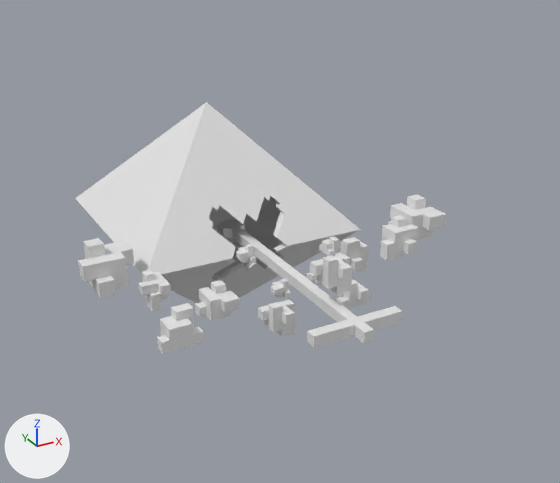
Renders of the FBX model src/entities/Environment/Environment.fbx from each side of a commit.
Camera for both pictures: a camera (50 mm lens) standing at (-3.82, -5.86, 3.73) and looking at (0.01, 1.11, 0.24). Every picture has the same lights, and +X, +Y and +Z are marked at lower left. Where no turn or scale is listed for an object, it has been applied to the vertices.
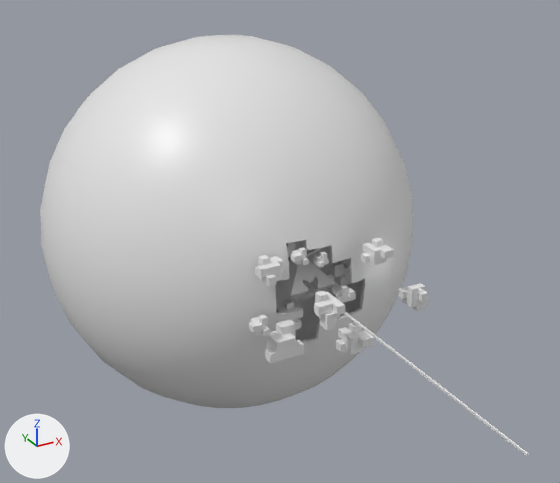
Pixel boxes [x1, y1, x2, y2] of what changed, in the pictures (560 x 483 px):
'Sphere', added
    after: [40, 35, 413, 408]
'Cone', moved, rescaled
    before: [75, 102, 361, 303]
    after: [276, 259, 337, 303]
'Geometry', reshaped
    before: [217, 220, 402, 348]
    after: [288, 248, 529, 456]
'Cube.010', moved, rescaled (17% narrower, 13% shorter)
    before: [157, 303, 204, 354]
    after: [265, 320, 304, 364]
'Cube.016', moved, rescaled (15% narrower, 19% shorter)
    before: [195, 280, 240, 321]
    after: [336, 322, 374, 355]
'Cube.008', moved, rescaled (42% narrower, 40% shorter)
    before: [388, 194, 446, 240]
    after: [361, 238, 394, 265]
'Cube.012', moved, rescaled
    before: [139, 270, 171, 311]
    after: [314, 291, 345, 330]
'Cube.014', moved, rescaled (18% narrower, 24% shorter)
    before: [258, 300, 295, 337]
    after: [398, 283, 428, 311]
'Cube.011', moved, rescaled
    before: [380, 215, 419, 260]
    after: [276, 299, 303, 330]
'Cube.013', moved, rescaled (35% narrower, 39% shorter)
    before: [331, 279, 370, 309]
    after: [331, 285, 356, 303]
'Cube.005', moved, rescaled
    before: [271, 278, 291, 299]
    after: [249, 315, 270, 336]
'Cube.001', moved
    before: [236, 244, 256, 264]
    after: [291, 247, 309, 265]
'Cube.002', moved, rescaled
    before: [319, 237, 341, 256]
    after: [312, 251, 329, 268]
'Cube.006', deleted
    before: [307, 272, 322, 287]
'BezierCircle.001', added
    after: [288, 248, 319, 260]
'Cube.007', unchanged, covered by the edit
    before: [78, 238, 134, 298]
    after: [255, 255, 283, 286]
'Cube.003', unchanged, covered by the edit
    before: [310, 254, 352, 294]
    after: [286, 242, 295, 257]

Edits to the bpy script that builds the scene:
```text
Change me_navmesh_001:
    used by ob_geometry; location = (0.0, 0.0, 0.0)
    remove me_navmesh_001.from_pydata(...)  # 34 vertices, 64 faces; spans x -0.51..0.51, y -0.66..2.54, z -0.12..0.0
    add me_navmesh_001.from_pydata(...)  # 216 vertices, 428 faces; spans x -1.34..1.34, y -2.69..3.75, z -0.02..0.0
    me_navmesh_001 part 1: 34 vertices removed from x -0.51..0.51, y -0.66..2.54, z -0.12..0.0; 216 vertices added at x -1.34..1.34, y -2.69..3.75, z -0.02..0.0
Add me_sphere_001:
    me_sphere_001.from_pydata(...)  # 1014 vertices, 2024 faces; spans x -2.29..2.29, y -2.26..2.29, z -2.29..2.29
    me_sphere_001.materials.append(mat_material)  # white #e7e7e7
Add me_beziercircle_001:
    me_beziercircle_001.from_pydata(...)  # 96 vertices, 48 faces; spans x -1.34..1.34, y -1.34..1.34, z 0.0
    me_beziercircle_001.materials.append(mat_material)  # white #e7e7e7
Change ob_cube_011:
    ob_cube_011.location: (1.09, 0.49, 0.28) -> (-0.3, 0.46, -0.33)
    ob_cube_011.scale: (0.00533, 0.00533, 0.00533) -> (0.00389, 0.00389, 0.00389)
Change ob_cube_010:
    ob_cube_010.location: (-1.52, 0.35, -0.07) -> (-0.67, -0.21, -0.16)
    ob_cube_010.scale: (0.00533, 0.00533, 0.00533) -> (0.00457, 0.00457, 0.00457)
Change ob_cone:
    ob_cone.location: (-0.01, 2.98, -0.06) -> (0.0, 0.63, -0.01)
    ob_cone.scale: (0.0151, 0.0151, 0.0151) -> (0.00303, 0.00303, 0.00303)
Change ob_cube_014:
    ob_cube_014.location: (-0.46, 0.29, -0.21) -> (0.84, -0.25, -0.04)
    ob_cube_014.scale: (0.00451, 0.00451, 0.00451) -> (0.00348, 0.00348, 0.00348)
Change ob_cube_002:
    ob_cube_002.location: (0.54, 0.93, 0.15) -> (-0.04, 0.19, 0.42)
    ob_cube_002.scale: (0.00286, 0.00286, 0.00286) -> (0.002, 0.002, 0.002)
Change ob_cube_016:
    ob_cube_016.location: (-0.77, 1.06, -0.36) -> (0.05, -0.39, -0.29)
    ob_cube_016.scale: (0.00533, 0.00533, 0.00533) -> (0.00387, 0.00387, 0.00387)
Change ob_cube_012:
    ob_cube_012.location: (-1.4, 1.25, -0.09) -> (-0.32, -0.47, 0.21)
    ob_cube_012.scale: (0.00451, 0.00451, 0.00451) -> (0.00379, 0.00379, 0.00379)
Change ob_cube_008:
    ob_cube_008.location: (1.74, 0.83, 0.19) -> (0.46, -0.12, 0.46)
    ob_cube_008.scale: (0.00694, 0.00694, 0.00694) -> (0.0034, 0.0034, 0.0034)
Change ob_cube_005:
    ob_cube_005.location: (-0.28, 0.61, -0.08) -> (-0.95, -0.19, 0.06)
    ob_cube_005.scale: (0.00286, 0.00286, 0.00286) -> (0.00259, 0.00259, 0.00259)
Change ob_cube_001:
    ob_cube_001.location: (-0.48, 1.02, 0.21) -> (-0.34, 0.11, 0.52)
Change ob_cube_013:
    ob_cube_013.location: (0.46, 0.38, -0.21) -> (0.23, 0.16, -0.04)
    ob_cube_013.scale: (0.00451, 0.00451, 0.00451) -> (0.00268, 0.00268, 0.00268)
Remove ob_cube_006:
    ob_cube_006 = bpy.data.objects.new('Cube.006', me_cube_001)
    ob_cube_006.location = (0.31, 0.77, -0.12)
    ob_cube_006.rotation_euler = (1.571, 0.0, -3.142)  # degrees (90, 0, -180)
    ob_cube_006.scale = (0.00286, 0.00286, 0.00286)
Add ob_sphere:
    ob_sphere = bpy.data.objects.new('Sphere', me_sphere_001)
    ob_sphere.location = (0.0, 2.41, 0.01)
Add ob_beziercircle_001:
    ob_beziercircle_001 = bpy.data.objects.new('BezierCircle.001', me_beziercircle_001)
    ob_beziercircle_001.location = (0.0, 2.41, 0.0)
```
